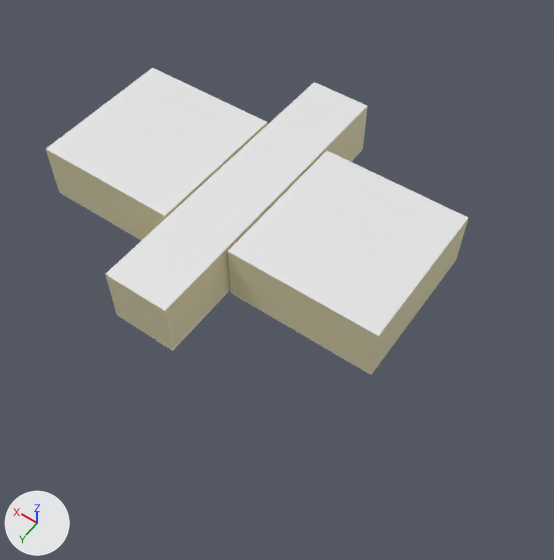
Renders of the Blender file - Non Unity Assets/Enviroment.blend from each side of a commit.
Both versions are drawn from a 50 mm lens placed at (-12.1, 15.3, 21.6), pointed at (-2.4, 1.6, 0.1). Arrows for +X, +Y and +Z are at lower left; the lights stay in place.

The older version as bpy lines, for what is in view:
```python
me_plane = bpy.data.meshes.new('Plane')
me_plane.from_pydata(...)  # 68 vertices, 51 faces; spans x -1.3..0.0, y -6.0..0.0, z 0.0..2.3
# faces by material slot: [7, 12, 29, 3]
me_plane.materials.append(mat_wall)  # beige #e7dfb7
me_plane.materials.append(mat_floor)  # dark blue #120a36
me_plane.materials.append(mat_board)  # white #fff8ee
me_plane.materials.append(mat_ceiling)  # white #e7e7e7
me_plane_002 = bpy.data.meshes.new('Plane.002')
me_plane_002.from_pydata(...)  # 85 vertices, 73 faces; spans x -7.1..-1.3, y -2.97..0.0, z 0.0..2.3
# faces by material slot: [17, 12, 39, 5]
me_plane_002.materials.append(mat_wall)  # beige #e7dfb7
me_plane_002.materials.append(mat_floor)  # dark blue #120a36
me_plane_002.materials.append(mat_board)  # white #fff8ee
me_plane_002.materials.append(mat_ceiling)  # white #e7e7e7
ob_corridor = bpy.data.objects.new('Corridor', me_plane)
ob_corridor.location = (0.0, 0.0, 0.0)
_m = ob_corridor.modifiers.new('Mirror', 'MIRROR')
_m.use_axis = (True, True, False)
ob_room = bpy.data.objects.new('Room', me_plane_002)
ob_room.location = (0.0, 0.0, 0.0)
_m = ob_room.modifiers.new('Mirror', 'MIRROR')
_m.use_axis = (True, True, False)
```
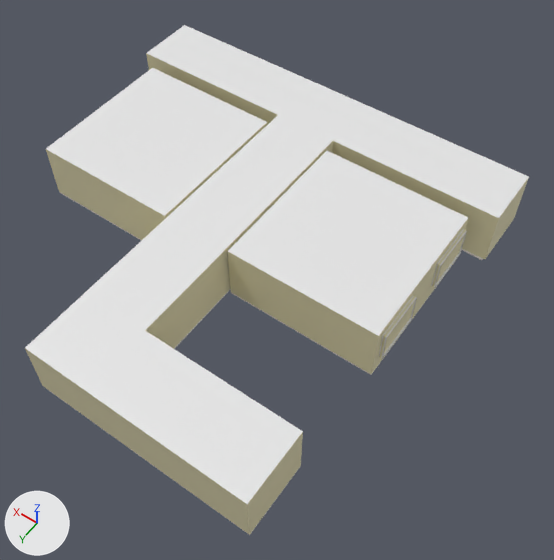
Changed parts and their boxes [x1, y1, x2, y2] in the pictures (554 x 560 px):
'Corridor', reshaped, modifiers changed (91% wider, 89% taller): before [105, 82, 368, 351]; after [25, 25, 529, 535]
part 1 of me_plane, added: after [25, 25, 529, 535]

The change in detail:
me_plane is used by ob_corridor; location (0.0, 0.0, 0.0).
me_plane had 68 vertices, 51 faces and spanned x -1.3..0.0, y -6.0..0.0, z 0.0..2.3.
me_plane now has 270 vertices, 258 faces and spans x -7.95..7.95, y -6.0..9.45, z 0.0..2.3.
me_plane part 1: 202 vertices added at x -7.95..7.95, y -6.0..9.45, z 0.0..2.3.
Object 'Corridor' (ob_corridor) loses its MIRROR modifier named 'Mirror'.
Modifier setting removed (it was use_axis = (True, True, False)).
